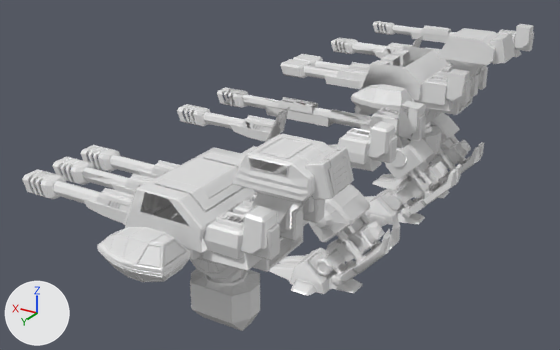
Before and after pictures for a commit that changed the Blender file Behemoth/behemoth_Details__muzzle DIFFERENT STYLE COPY (1).blend.
One viewpoint serves both versions: a 50 mm camera at (-75.7, 106.0, 69.1) aimed at (22.1, -57.0, -12.4). The lights are fixed; the arrows at lower left show +X, +Y and +Z.

Objects in the first picture: 'CC3 GDI Behemoth', 'CC3_GDI_Behemoth.003'.
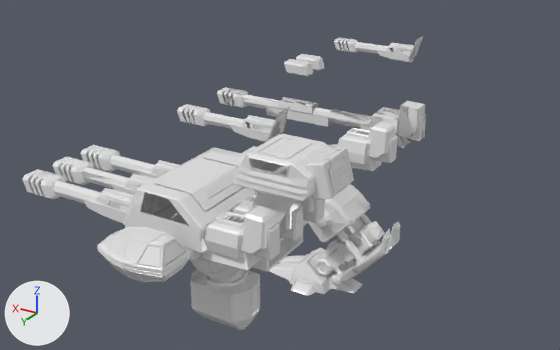
Boxes [x1, y1, x2, y2] around the edits, measured in the pictures (560 x 350 px):
```json
{"object": "CC3_GDI_Behemoth.003", "change": "hidden", "before": [190, 21, 534, 331]}
```

Scene script edits in JSON lines:
```json
{"op": "add", "block": "ob_cc3_gdi_behemoth_003", "code": "ob_cc3_gdi_behemoth_003.hide_set(True)"}
```
